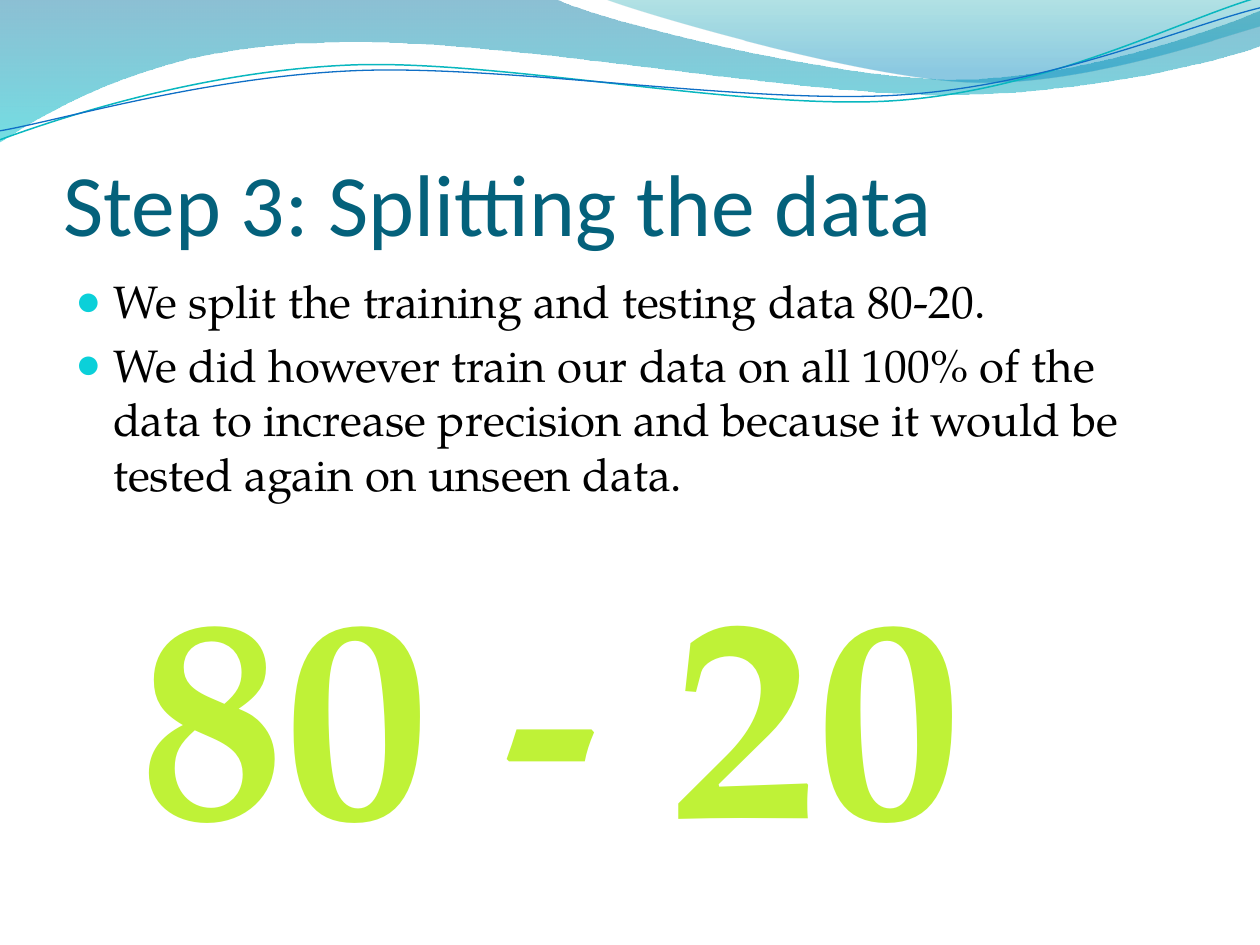
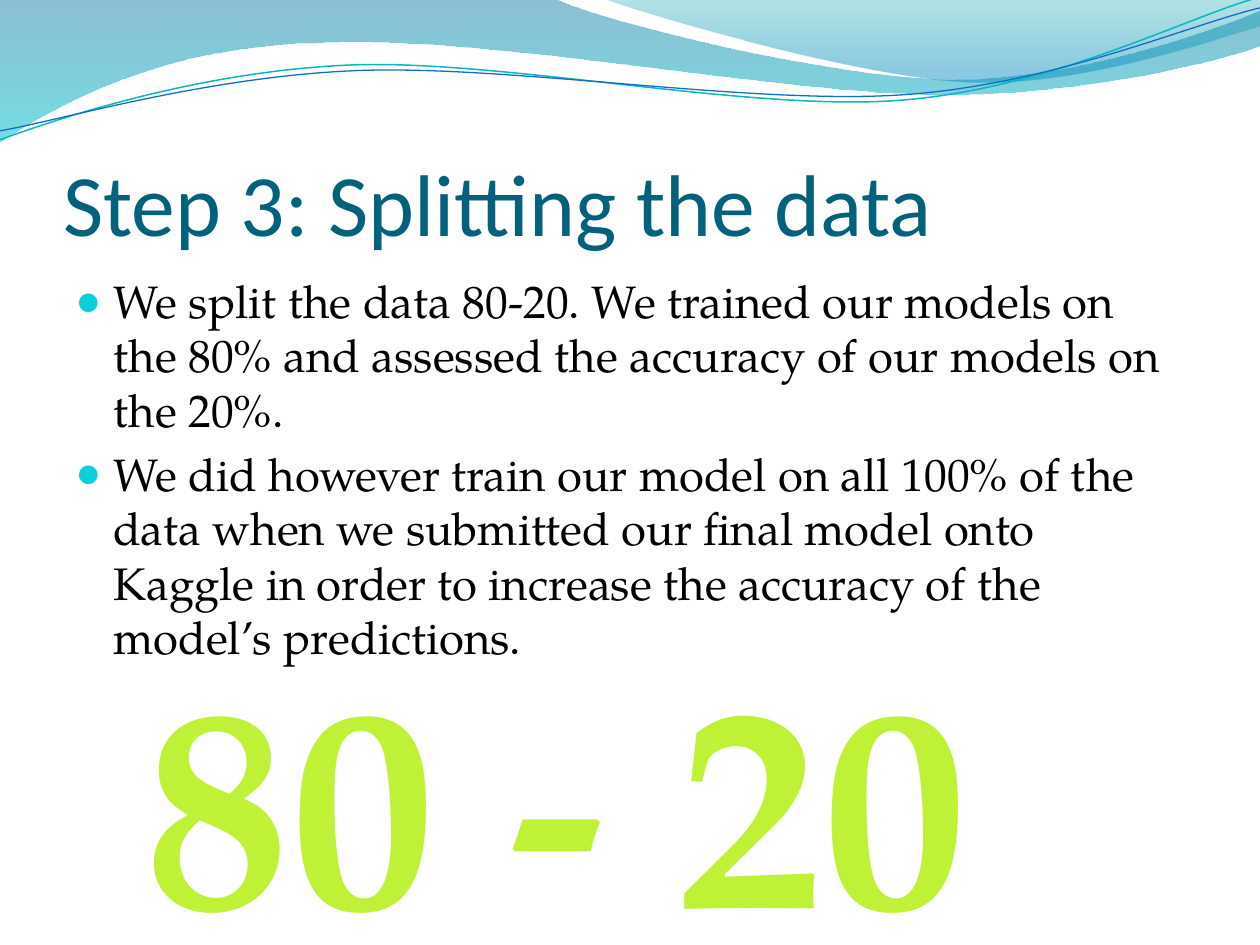
Before and after one commit to lkrump7/regression-apples-predict-api-template, a slide deck: slide 21 of What will the apples cost.pptx. Drawn at 1260x945 pixels with LibreOffice and Linux fonts; fonts in the diff are those of the drawing; background and template pictures are left out. Boxes give left, top, right and bottom in pixels: in the first picture for what was removed or moved away, otherwise in the second. Text is boxed around its words. In the diff, an @@ line names an element or a change of style, - is before the commit and + after.

```diff
--- a/What will the apples cost.pptx
+++ b/What will the apples cost.pptx
@@ text at bbox=[113, 285, 1160, 667]: text changed @@
-● We split the training and testing data 80-20.
-● We did however train our data on all 100% of the data to increase precision and because it would be tested again on unseen data.
+● We split the data 80-20. We trained our models on the 80% and assessed the accuracy of our models on the 20%.
+● We did however train our model on all 100% of the data when we submitted our final model onto Kaggle in order to increase the accuracy of the model’s predictions.
@@ text "80 - 20" rewrapped from bbox=[139, 625, 962, 823] to bbox=[145, 602, 967, 913] @@
```
Also in this commit, not shown: 1 other slide changed.
